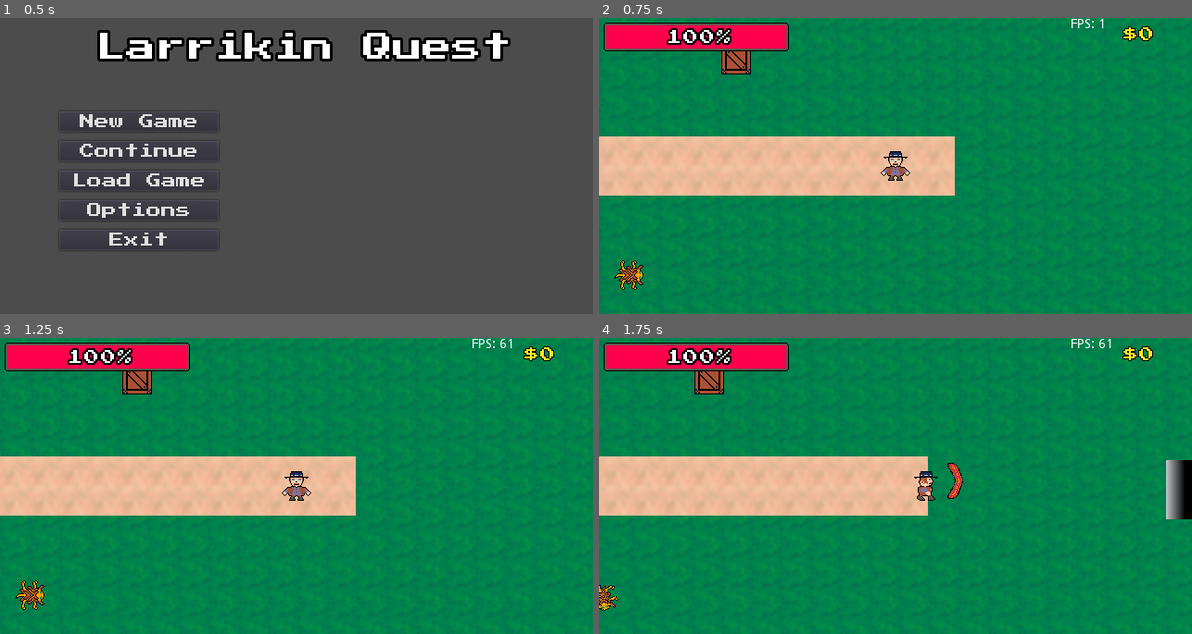
Above: before the commit, frames 1-4 (two rows, left to right).
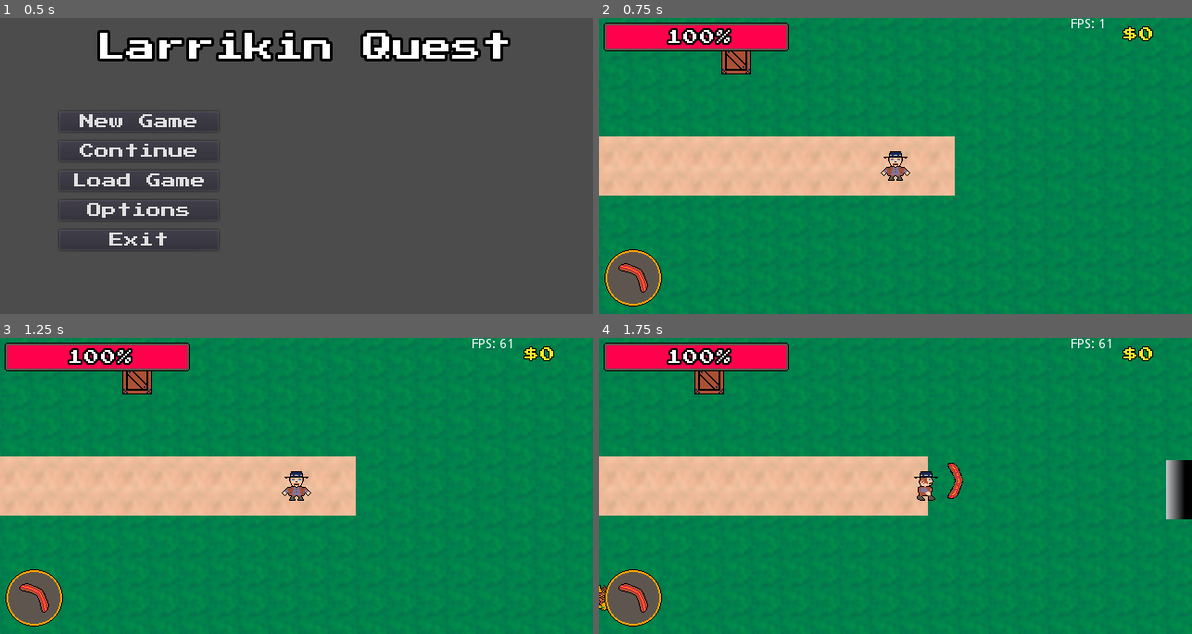
Above: after the commit, the same moments.

Repository: Beetron/2d-aussie-rpg
Game: Godot game, scene res://scene/Master.tscn
The game is run twice, just before and just after one commit, with the same random seed, the same clock (stepped at 60 frames per second) and the same inputs.
Inputs (mouse positions are in pixels of both pictures, inside the frame that each line leads up to):
- Up to frame 1 (0.5 s): no input
- Up to frame 2 (0.75 s): click "New Game" at 0.5 s
- Up to frame 3 (1.25 s): no input
- Up to frame 4 (1.75 s): move the mouse to (1025, 471) at 1.27 s; press the mouse at (1025, 471) at 1.28 s; hold Right (ui_right) from 1.28 s (still down)

Frame 1 is identical in both runs. In frame 2, 1.4% of the frame differs, in the area x 0-11%, y 78-98%; in frame 3, 1.4%; in frame 4, 1.5%.

Commit message:
Weapon display

Diff:
--- a/scene/Lizard.tscn
+++ b/scene/Lizard.tscn
@@ -6,48 +6,48 @@
 [ext_resource path="res://img/lizarddeathspritesheet.png" type="Texture" id=4]
 
 [sub_resource type="AtlasTexture" id=1]
+atlas = ExtResource( 2 )
+region = Rect2( 32, 0, 32, 32 )
+
+[sub_resource type="AtlasTexture" id=2]
+atlas = ExtResource( 2 )
+region = Rect2( 64, 0, 32, 32 )
+
+[sub_resource type="AtlasTexture" id=3]
+atlas = ExtResource( 2 )
+region = Rect2( 96, 0, 32, 32 )
+
+[sub_resource type="AtlasTexture" id=4]
+atlas = ExtResource( 2 )
+region = Rect2( 0, 0, 32, 32 )
+
+[sub_resource type="AtlasTexture" id=5]
 atlas = ExtResource( 4 )
 region = Rect2( 0, 0, 32, 32 )
 
-[sub_resource type="AtlasTexture" id=2]
+[sub_resource type="AtlasTexture" id=6]
 atlas = ExtResource( 4 )
 region = Rect2( 32, 0, 32, 32 )
 
-[sub_resource type="AtlasTexture" id=3]
+[sub_resource type="AtlasTexture" id=7]
 atlas = ExtResource( 4 )
 region = Rect2( 64, 0, 32, 32 )
 
-[sub_resource type="AtlasTexture" id=4]
+[sub_resource type="AtlasTexture" id=8]
 atlas = ExtResource( 4 )
 region = Rect2( 96, 0, 32, 32 )
-
-[sub_resource type="AtlasTexture" id=5]
-atlas = ExtResource( 2 )
-region = Rect2( 32, 0, 32, 32 )
-
-[sub_resource type="AtlasTexture" id=6]
-atlas = ExtResource( 2 )
-region = Rect2( 64, 0, 32, 32 )
-
-[sub_resource type="AtlasTexture" id=7]
-atlas = ExtResource( 2 )
-region = Rect2( 96, 0, 32, 32 )
-
-[sub_resource type="AtlasTexture" id=8]
-atlas = ExtResource( 2 )
-region = Rect2( 0, 0, 32, 32 )
 
 [sub_resource type="SpriteFrames" id=9]
 animations = [ {
 "frames": [ SubResource( 1 ), SubResource( 2 ), SubResource( 3 ), SubResource( 4 ) ],
+"loop": true,
+"name": "Walk",
+"speed": 2.0
+}, {
+"frames": [ SubResource( 5 ), SubResource( 6 ), SubResource( 7 ), SubResource( 8 ) ],
 "loop": false,
 "name": "Death",
 "speed": 1.0
-}, {
-"frames": [ SubResource( 5 ), SubResource( 6 ), SubResource( 7 ), SubResource( 8 ) ],
-"loop": true,
-"name": "Walk",
-"speed": 2.0
 } ]
 
 [sub_resource type="CapsuleShape2D" id=10]
@@ -56,7 +56,7 @@
 
 [node name="Lizard" instance=ExtResource( 1 )]
 script = ExtResource( 3 )
-hp = 400
+hp = 3
 damage = 2
 speed = 30.0
 
--- a/scene/PlayerUI.tscn
+++ b/scene/PlayerUI.tscn
@@ -1,8 +1,10 @@
-[gd_scene load_steps=6 format=2]
+[gd_scene load_steps=8 format=2]
 
 [ext_resource path="res://img/hpbar.png" type="Texture" id=1]
 [ext_resource path="res://img/hpbarbackground.png" type="Texture" id=2]
 [ext_resource path="res://fonts/PressStart2P-Regular.ttf" type="DynamicFontData" id=3]
+[ext_resource path="res://img/weaponicon.png" type="Texture" id=4]
+[ext_resource path="res://img/boomerang.png" type="Texture" id=5]
 
 [sub_resource type="DynamicFont" id=1]
 outline_size = 2
@@ -69,3 +71,31 @@
 __meta__ = {
 "_edit_use_anchors_": false
 }
+
+[node name="WeaponDisplay" type="TextureRect" parent="."]
+anchor_top = 1.0
+anchor_bottom = 1.0
+margin_left = 5.0
+margin_top = -71.0
+margin_right = 64.0
+margin_bottom = 5.0
+texture = ExtResource( 4 )
+__meta__ = {
+"_edit_lock_": true
+}
+
+[node name="Weapon" type="TextureRect" parent="WeaponDisplay"]
+anchor_left = 0.5
+anchor_top = 0.412
+anchor_right = 0.5
+anchor_bottom = 0.412
+margin_left = -16.0
+margin_top = -15.7512
+margin_right = 16.0
+margin_bottom = 16.2488
+texture = ExtResource( 5 )
+stretch_mode = 3
+__meta__ = {
+"_edit_lock_": true,
+"_edit_use_anchors_": false
+}
Binary file added: img/weaponicon.png
Not shown, added: img/weaponicon.png.import
